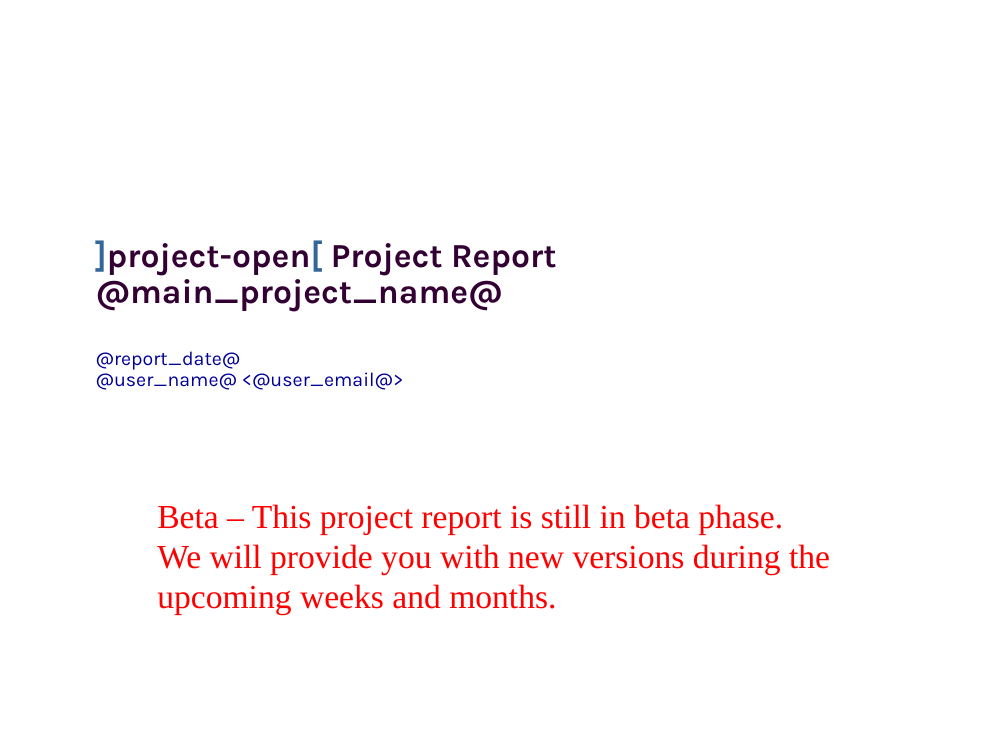
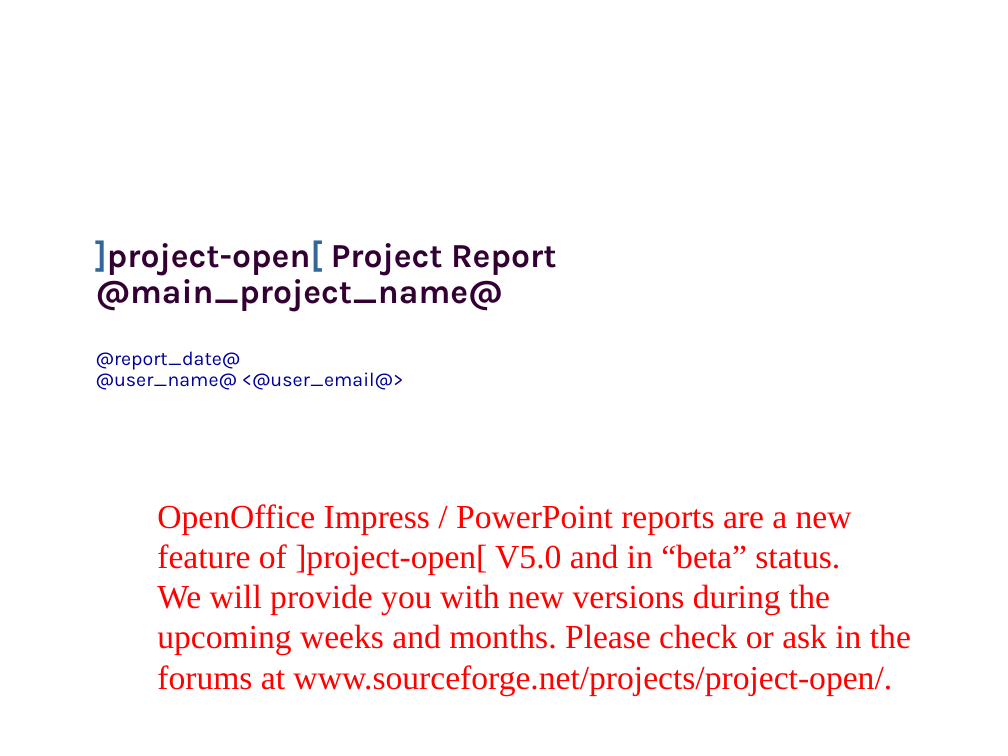
Before and after one commit to project-open/intranet-reporting-openoffice, a slide deck: slide 1 of templates/project-gantt-risks.odp. Drawn at 1008x756 pixels with LibreOffice and Linux fonts; fonts in the diff are those of the drawing; background and template pictures are left out. Boxes give left, top, right and bottom in pixels: in the first picture for what was removed or moved away, otherwise in the second. Text is boxed around its words. In the diff, an @@ line names an element or a change of style, - is before the commit and + after.

Commit message:
- Improved Beta message

```diff
--- a/templates/project-gantt-risks.odp
+++ b/templates/project-gantt-risks.odp
@@ text at (x1=157, y1=504, x2=911, y2=695): text changed @@
-Beta – This project report is still in beta phase.
-We will provide you with new versions during the
-upcoming weeks and months.
+OpenOffice Impress / PowerPoint reports are a new feature of ]project-open[ V5.0 and in “beta” status.
+We will provide you with new versions during the
+upcoming weeks and months. Please check or ask in the forums at www.sourceforge.net/projects/project-open/.
```
Also in this commit, not shown: 1 other file.
